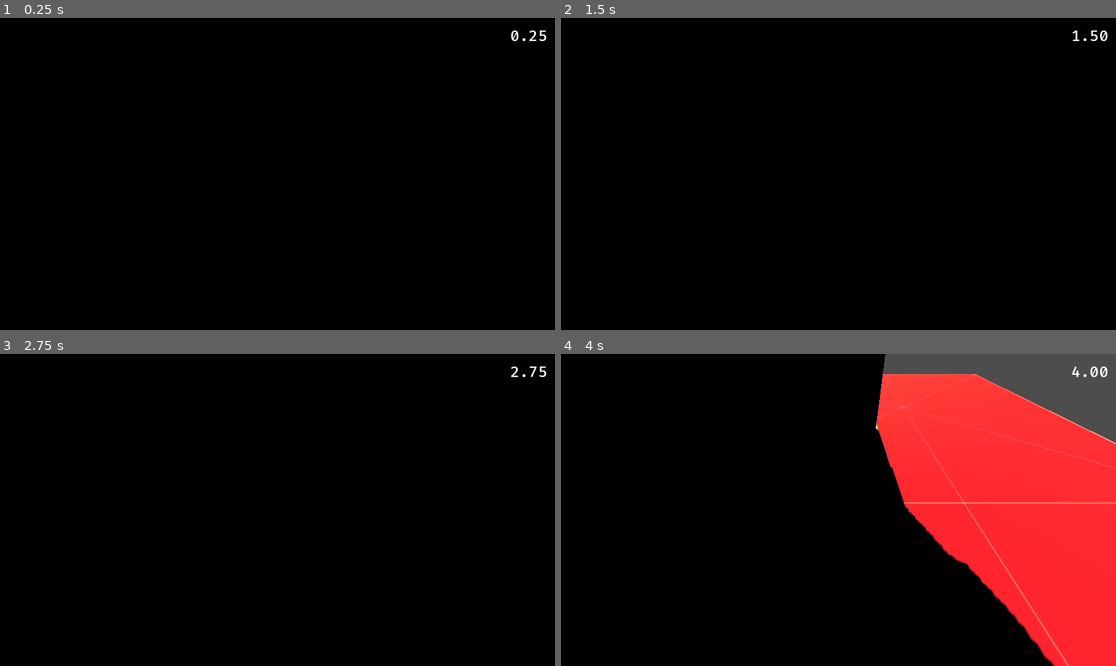
Above: before the commit, frames 1-4 (two rows, left to right).
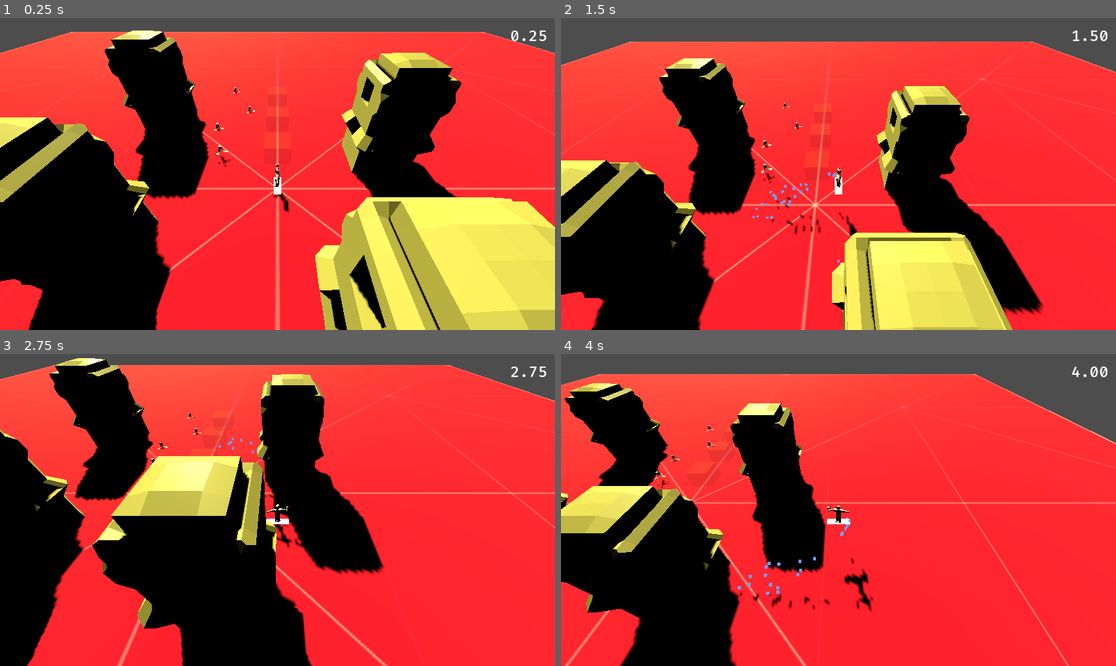
Above: after the commit, the same moments.

Repository: Steffo99/cinnos
Game: Godot game, scene res://Root.tscn
Two runs of this game, one before a commit and one after it. Both use one fixed random seed, a clock stepped at 60 frames per second and the inputs below.
Inputs:
- Up to frame 1 (0.25 s): no input
- Up to frame 2 (1.5 s): hold D (move_right) 0.53-1.28 s; tap Space (jump) at 0.77 s; hold S (move_down) from 1.28 s (still down)
- Up to frame 3 (2.75 s): tap Space (jump) at 1.52 s; release S (move_down) at 2.03 s; hold D (move_right) from 2.03 s (still down)
- Up to frame 4 (4 s): release D (move_right) at 2.78 s; hold W (move_up) 2.78-3.53 s; tap Space (jump) at 3.02, 3.77 s; hold A (move_left) from 3.53 s (still down)

The runs differ from the first frame. In frame 1, 73% of the frame differs, in the area x 0-100%, y 0-100%; in frame 2, 78%; in frame 3, 68%; in frame 4, 48%.

Commit message:
gjsdiofjgsodihbgierogjaeorijg

Diff:
--- a/obstacles/house_a.tscn
+++ b/obstacles/house_a.tscn
@@ -7,7 +7,6 @@
 [node name="HouseA" type="StaticBody3D"]
 
 [node name="house1" parent="." instance=ExtResource("1_6lk2f")]
-transform = Transform3D(4, 0, 0, 0, 4, 0, 0, 0, 4, 0, 0, 0)
 
 [node name="CollisionShape3D" type="CollisionShape3D" parent="."]
 transform = Transform3D(8, 0, 0, 0, 10, 0, 0, 0, 8, 0, 5, 0)
--- a/obstacles/house_b.tscn
+++ b/obstacles/house_b.tscn
@@ -8,7 +8,6 @@
 transform = Transform3D(1, 0, 0, 0, 1, 0, 0, 0, 1, 1.14025, 0, -9.44414)
 
 [node name="house2" parent="." instance=ExtResource("1_fuiwk")]
-transform = Transform3D(4, 0, 0, 0, 4, 0, 0, 0, 4, 0, 0, 0)
 
 [node name="CollisionShape3D" type="CollisionShape3D" parent="."]
 transform = Transform3D(8, 0, 0, 0, 10, 0, 0, 0, 8, 0, 5, 0)
--- a/obstacles/house_c.tscn
+++ b/obstacles/house_c.tscn
@@ -7,7 +7,7 @@
 [node name="HouseC" type="StaticBody3D"]
 
 [node name="house3" parent="." instance=ExtResource("1_7obe1")]
-transform = Transform3D(4, 0, 0, 0, 4, 0, 0, 0, 4, 0, 4, 0)
+transform = Transform3D(1, 0, 0, 0, 1, 0, 0, 0, 1, 0, 4, 0)
 
 [node name="CollisionShape3D" type="CollisionShape3D" parent="."]
 transform = Transform3D(8, 0, 0, 0, 10, 0, 0, 0, 8, 0, 5, 0)
Not shown: 1 places in obstacles/house_a.tscn that only renumber resources
Not shown: 1 places in obstacles/house_b.tscn that only renumber resources
Not shown: 1 places in obstacles/house_c.tscn that only renumber resources
